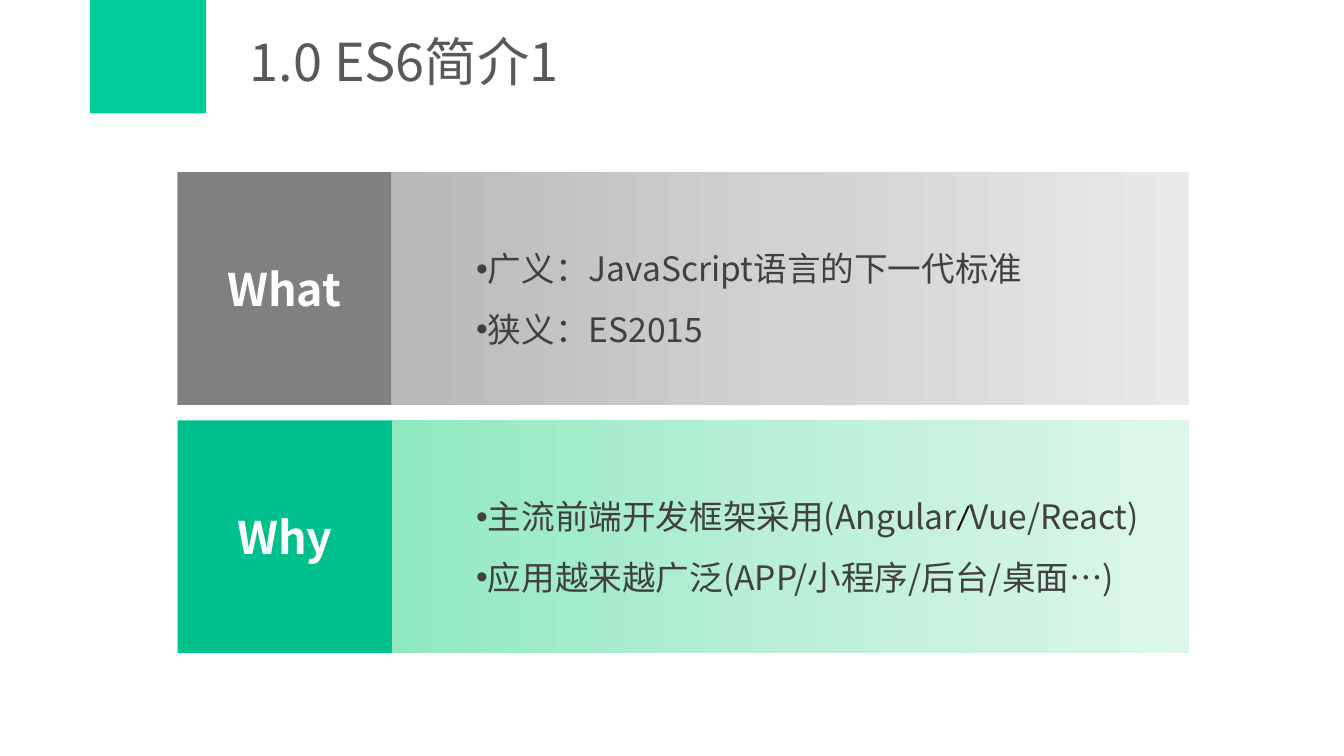
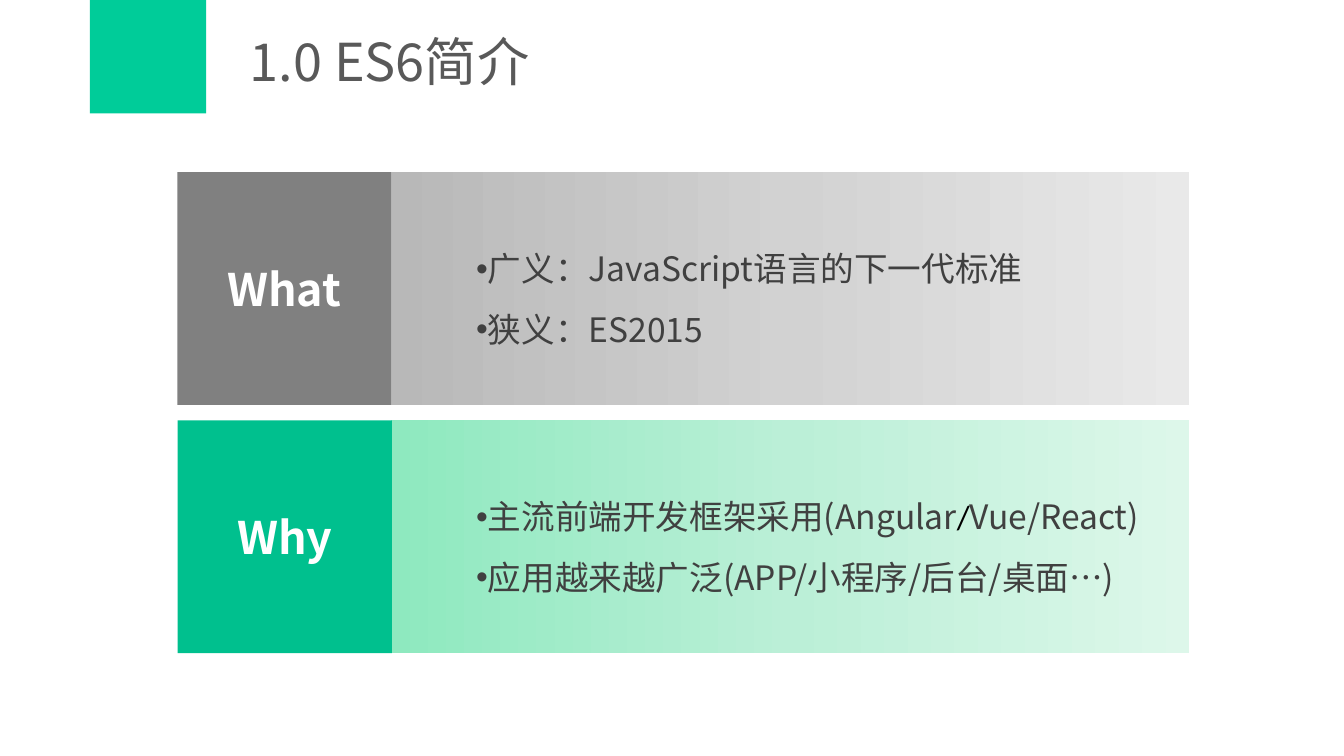
Before and after one commit to zhujiajia1984/studyDoc, a slide deck: slide 3 of 00_学习分享/学习分享_es6_less.pptx. Drawn at 1344x756 pixels with LibreOffice and Linux fonts; fonts in the diff are those of the drawing. Boxes give left, top, right and bottom in pixels: in the first picture for what was removed or moved away, otherwise in the second. Text is boxed around its words. In the diff, an @@ line names an element or a change of style, - is before the commit and + after.

```diff
--- a/00_学习分享/学习分享_es6_less.pptx
+++ b/00_学习分享/学习分享_es6_less.pptx
@@ title at (x1=250, y1=37, x2=529, y2=86): text changed @@
-1.0 ES6简介1
+1.0 ES6简介
```
Also in this commit, not shown: 3 other slides changed, 6 slides added.
